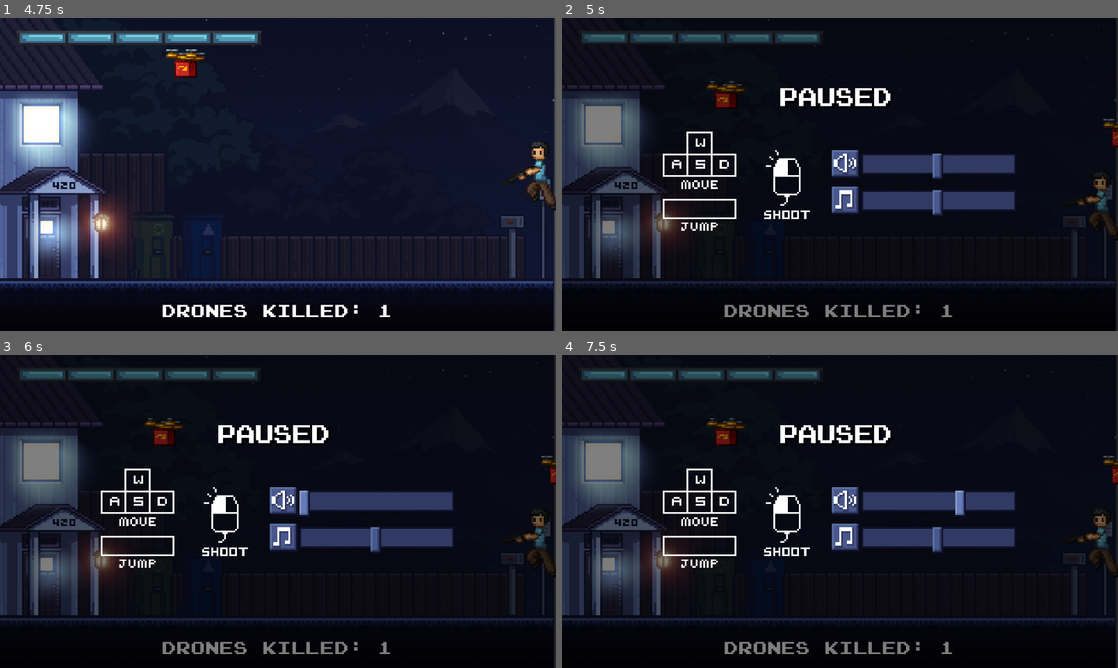
Above: before the commit, frames 1-4 (two rows, left to right).
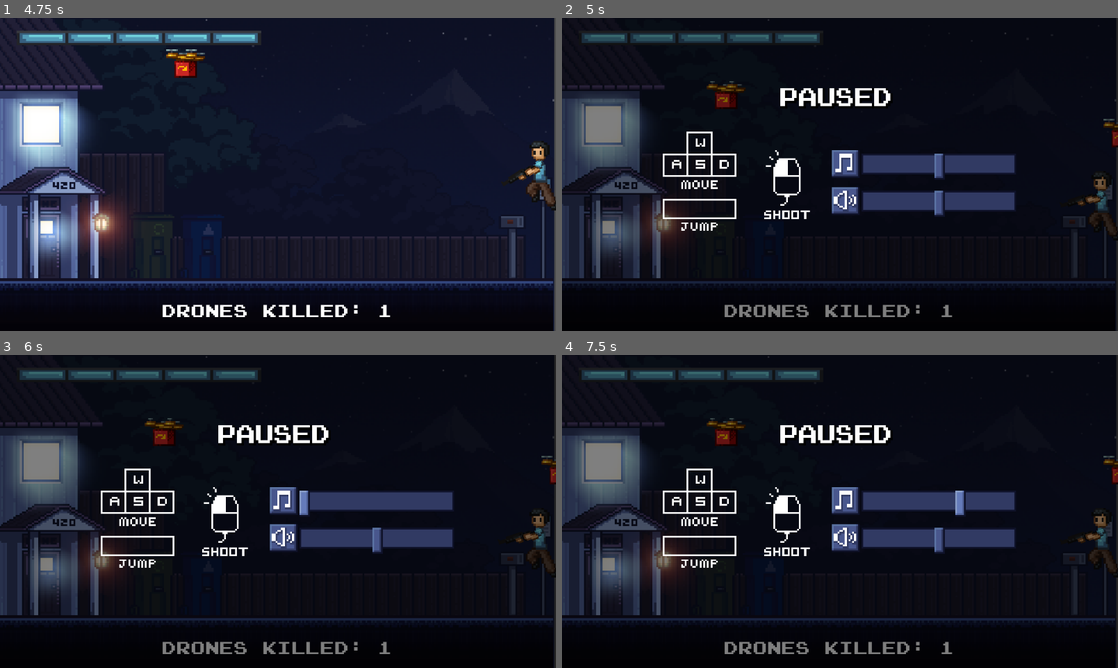
Above: after the commit, the same moments.

Repository: revanj/amazon-defense
Game: Godot game, scene res://TitleScene.tscn
Two runs of this game, one before a commit and one after it. Both use one fixed random seed, a clock stepped at 60 frames per second and the inputs below. Sound files missing from this copy of the repository are replaced by a short silence.
Inputs (mouse positions are in pixels of both pictures, inside the frame that each line leads up to):
- Up to frame 1 (4.75 s): click (411, 268) at 0.5 s; tap Enter at 1.25 s; move the mouse to (400, 158) at 1.27 s; hold D (right) 1.28-2.78 s; click (400, 158) at 1.35 s; tap Space (jump) at 1.52, 2.27, 3.77, 4.52 s; move the mouse to (166, 190) at 2.02 s; click (166, 190) at 2.1 s; move the mouse to (333, 105) at 2.77 s; hold A (left) 2.78-3.53 s; click (333, 105) at 2.85 s; move the mouse to (250, 237) at 3.52 s; hold D (right) from 3.53 s (still down); click (250, 237) at 3.6 s; move the mouse to (444, 221) at 4.27 s; click (444, 221) at 4.35 s
- Up to frame 2 (5 s): keep holding D (right); tap Escape (pause) at 4.9 s
- Up to frame 3 (6 s): move the mouse to (111, 464) at 5.02 s; release D (right) at 5.03 s; hold A (left) 5.03-5.78 s; click (111, 464) at 5.1 s; tap Space (jump) at 5.27, 5.75 s; move the mouse to (305, 511) at 5.77 s; hold D (right) from 5.78 s (still down); click (305, 511) at 5.85 s
- Up to frame 4 (7.5 s): tap Enter at 6.5 s; move the mouse to (756, 433) at 6.52 s; release D (right) at 6.53 s; hold A (left) from 6.53 s (still down); click (756, 433) at 6.6 s; tap Space (jump) at 6.77, 7.25 s; move the mouse to (962, 495) at 7.27 s; click (962, 495) at 7.35 s

Frame 1 is identical in both runs. In frame 2, 0.8% of the frame differs, in the area x 48-82%, y 43-64%; in frame 3, 0.7%; in frame 4, 0.7%.

Commit message:
add audio

Diff:
--- a/DroneSpawner.gd
+++ b/DroneSpawner.gd
@@ -24,13 +24,14 @@
 
 
 func _physics_process(delta):
-	time_elapsed = Time.get_ticks_msec() / 1000.0 - time_started
+	#time_elapsed = Time.get_ticks_msec() / 1000.0 - time_started
+	time_elapsed += delta
 
 @onready var drone_prefabs = [drone, drone_drop, drone_shield_front]
 func drone_spawn_coro():
 	var base_spawntime = 3
 	# wait out system init
-	await get_tree().create_timer(1).timeout
+	await get_tree().create_timer(1, false).timeout
 	while true:
 		send_drone()
 		var time_to_wait = base_spawntime / (1 + 1.0 / 150.0 * time_elapsed)
@@ -40,11 +41,11 @@
 			if test < p:
 				var interval_time = time_to_wait / 4 * randf_range(0.2, 1.2)
 				await get_tree().create_timer(
-					interval_time
+					interval_time, false
 				).timeout
 				send_drone()
 				time_to_wait -= interval_time
-		await get_tree().create_timer(time_to_wait).timeout
+		await get_tree().create_timer(time_to_wait, false).timeout
 
 func send_drone():
 	var top = 0
@@ -75,12 +76,12 @@
 	drone.move_speed = speed
 
 func cart_spawn_coro():
-	await get_tree().create_timer(3).timeout
+	await get_tree().create_timer(3, false).timeout
 	while true:
 		var base_spawn_time = 3
 		send_cart()
 		var time_to_wait = base_spawn_time / (1.0 + 1.0 / 100.0 * time_elapsed) * randf_range(0.9,1.1)
-		await get_tree().create_timer(time_to_wait).timeout
+		await get_tree().create_timer(time_to_wait, false).timeout
 
 func send_cart():
 	var min_cart_speed = 130
@@ -107,12 +108,12 @@
 	inst.moving = true
 
 func blimp_spawn_coro():
-	await get_tree().create_timer(15).timeout
+	await get_tree().create_timer(15, false).timeout
 	while true:
 		var base_spawn_time = 20
 		send_blimp()
 		var time_to_wait = base_spawn_time / (1 + 1 / 100 * time_elapsed) * randf_range(0.9,1.1)
-		await get_tree().create_timer(time_to_wait).timeout
+		await get_tree().create_timer(time_to_wait, false).timeout
 
 func spawn_drone(enemy, spawn_x, spawn_y):
 	var inst = enemy.instantiate()
--- a/EndScene.tscn
+++ b/EndScene.tscn
@@ -65,6 +65,7 @@
 stream = ExtResource("10_iyp1v")
 volume_db = -10.0
 autoplay = true
+bus = &"Menu"
 
 [connection signal="pressed" from="RetryButton" to="." method="_on_retry_button_pressed"]
 [connection signal="pressed" from="MainMenuButton" to="." method="_on_main_menu_button_pressed"]
--- a/GameScene.tscn
+++ b/GameScene.tscn
@@ -52,9 +52,9 @@
 
 [node name="DroneSpawner" type="Node2D" parent="." node_paths=PackedStringArray("timer")]
 script = ExtResource("2_aa5qr")
-timer = NodePath("Timer")
+timer = NodePath("ElapsedTimer")
 
-[node name="Timer" type="Timer" parent="DroneSpawner"]
+[node name="ElapsedTimer" type="Timer" parent="DroneSpawner"]
 wait_time = 2.5
 autostart = true
 
@@ -144,9 +144,11 @@
 position = Vector2(489, 272)
 
 [node name="AudioStreamPlayer" type="AudioStreamPlayer" parent="."]
+process_mode = 3
 stream = ExtResource("13_uolfe")
 volume_db = -2.0
 autoplay = true
+bus = &"Music"
 
 [node name="PauseProcessor" type="Node" parent="." node_paths=PackedStringArray("pause_menu")]
 process_mode = 3
--- a/Prefabs/Blimp.tscn
+++ b/Prefabs/Blimp.tscn
@@ -126,9 +126,12 @@
 
 [node name="ShotPlayerASP" type="AudioStreamPlayer2D" parent="."]
 stream = SubResource("AudioStreamRandomizer_eyoaf")
+bus = &"Effect"
 
 [node name="DeathSoundASP" type="AudioStreamPlayer2D" parent="."]
 stream = ExtResource("13_repmp")
+bus = &"Effect"
 
 [node name="PopASP" type="AudioStreamPlayer2D" parent="."]
 stream = SubResource("AudioStreamRandomizer_cpjy6")
+bus = &"Effect"
--- a/Prefabs/Cart.tscn
+++ b/Prefabs/Cart.tscn
@@ -136,13 +136,16 @@
 [node name="MetalShotASP" type="AudioStreamPlayer2D" parent="."]
 stream = SubResource("AudioStreamRandomizer_234vy")
 volume_db = -5.0
+bus = &"Effect"
 
 [node name="DeathSoundASP" type="AudioStreamPlayer2D" parent="."]
 stream = ExtResource("14_7n703")
 volume_db = 5.0
+bus = &"Effect"
 
 [node name="CollisionSoundASP" type="AudioStreamPlayer2D" parent="."]
 stream = ExtResource("15_46syk")
+bus = &"Effect"
 
 [connection signal="body_entered" from="Area2D" to="." method="on_hurtbox_body_entered"]
 [connection signal="body_entered" from="Top" to="." method="on_top_body_entered"]
--- a/Prefabs/Drone.tscn
+++ b/Prefabs/Drone.tscn
@@ -114,9 +114,12 @@
 stream = SubResource("AudioStreamRandomizer_1jceo")
 volume_db = -5.0
 pitch_scale = 1.5
+bus = &"Effect"
 
 [node name="DeathSoundASP" type="AudioStreamPlayer2D" parent="."]
 stream = ExtResource("14_x2mbe")
+bus = &"Effect"
 
 [node name="CollisionSoundASP" type="AudioStreamPlayer2D" parent="."]
 stream = ExtResource("15_2clul")
+bus = &"Effect"
--- a/Prefabs/DropExplosionArea.tscn
+++ b/Prefabs/DropExplosionArea.tscn
@@ -59,6 +59,7 @@
 stream = SubResource("AudioStreamRandomizer_50q4v")
 volume_db = 2.0
 pitch_scale = 0.8
+bus = &"Effect"
 
 [connection signal="area_entered" from="." to="." method="_on_area_entered"]
 [connection signal="body_entered" from="." to="." method="on_body_entered"]
--- a/Prefabs/PauseMenu.gd
+++ b/Prefabs/PauseMenu.gd
@@ -1,8 +1,12 @@
 extends TextureRect
 
+@onready var effect_bus = AudioServer.get_bus_index("Effect")
+@onready var music_bus = AudioServer.get_bus_index("Music")
 
-func _input(event):
-	if event.is_action_pressed("pause"):
-		print("here")
-		self.hide()
-		get_tree().paused = false
+
+func _on_effect_slider_value_changed(value):
+	AudioServer.set_bus_volume_db(effect_bus, linear_to_db(value))
+
+
+func _on_music_slider_value_changed(value):
+	AudioServer.set_bus_volume_db(music_bus, linear_to_db(value))
--- a/Prefabs/Player.tscn
+++ b/Prefabs/Player.tscn
@@ -60,8 +60,11 @@
 
 [node name="GunshotASP2D" type="AudioStreamPlayer2D" parent="."]
 stream = SubResource("AudioStreamRandomizer_7k1f0")
+volume_db = 5.0
+bus = &"Effect"
 script = ExtResource("6_04efn")
 
 [node name="HurtSound" type="AudioStreamPlayer2D" parent="."]
 stream = SubResource("AudioStreamRandomizer_yy4s7")
 volume_db = 5.0
+bus = &"Effect"
--- a/Prefabs/Shield.tscn
+++ b/Prefabs/Shield.tscn
@@ -29,5 +29,6 @@
 
 [node name="ReflectASP" type="AudioStreamPlayer2D" parent="."]
 stream = SubResource("AudioStreamRandomizer_t7hw1")
+bus = &"Effect"
 
 [connection signal="area_entered" from="." to="." method="on_area_entered"]
--- a/Prefabs/UI.tscn
+++ b/Prefabs/UI.tscn
@@ -6,6 +6,7 @@
 [ext_resource type="FontFile" uid="uid://csjgvwmrc1vpn" path="res://Art/font/joystix monospace.otf" id="4_srwkm"]
 [ext_resource type="Texture2D" uid="uid://b3d2dxuixiynb" path="res://Art/menu/pause_overlay.png" id="5_f83th"]
 [ext_resource type="Texture2D" uid="uid://r4j484g8cjtu" path="res://Art/menu/paused.png" id="6_5wgc8"]
+[ext_resource type="Script" path="res://Prefabs/PauseMenu.gd" id="6_rao3h"]
 [ext_resource type="Texture2D" uid="uid://c6jt1uivauk1s" path="res://Art/menu/instructions.png" id="7_wswqi"]
 [ext_resource type="Texture2D" uid="uid://den80eknjwc00" path="res://Art/menu/icon_music.png" id="8_ks5u4"]
 [ext_resource type="Texture2D" uid="uid://drimhetop3jyw" path="res://Art/menu/button_thin_default.png" id="9_fmpue"]
@@ -171,6 +172,7 @@
 grow_horizontal = 2
 grow_vertical = 2
 texture = ExtResource("5_f83th")
+script = ExtResource("6_rao3h")
 
 [node name="PauseText" type="TextureRect" parent="PauseMenu"]
 layout_mode = 1
@@ -192,7 +194,34 @@
 offset_bottom = 367.0
 texture = ExtResource("7_wswqi")
 
-[node name="HSlider" type="HSlider" parent="PauseMenu"]
+[node name="EffectSlider" type="HSlider" parent="PauseMenu"]
+texture_filter = 1
+texture_repeat = 1
+layout_mode = 2
+offset_left = 517.0
+offset_top = 295.0
+offset_right = 606.0
+offset_bottom = 310.0
+scale = Vector2(3, 3)
+theme_override_constants/grabber_offset = 1
+theme_override_icons/grabber = ExtResource("9_fmpue")
+theme_override_icons/grabber_highlight = ExtResource("10_bxthg")
+theme_override_styles/slider = SubResource("StyleBoxTexture_uk7hq")
+theme_override_styles/grabber_area = SubResource("StyleBoxTexture_pgdu8")
+theme_override_styles/grabber_area_highlight = SubResource("StyleBoxTexture_dt654")
+max_value = 1.0
+step = 0.01
+value = 0.5
+
+[node name="TextureRect" type="TextureRect" parent="PauseMenu/EffectSlider"]
+layout_mode = 0
+offset_left = -17.3333
+offset_top = -0.666664
+offset_right = -1.33333
+offset_bottom = 15.3333
+texture = ExtResource("12_1nxji")
+
+[node name="MusicSlider" type="HSlider" parent="PauseMenu"]
 texture_filter = 1
 texture_repeat = 1
 layout_mode = 2
@@ -207,37 +236,17 @@
 theme_override_styles/slider = SubResource("StyleBoxTexture_uk7hq")
 theme_override_styles/grabber_area = SubResource("StyleBoxTexture_pgdu8")
 theme_override_styles/grabber_area_highlight = SubResource("StyleBoxTexture_dt654")
-value = 50.0
-
-[node name="TextureRect" type="TextureRect" parent="PauseMenu/HSlider"]
-layout_mode = 0
-offset_left = -17.3333
-offset_top = -0.666664
-offset_right = -1.33333
-offset_bottom = 15.3333
-texture = ExtResource("12_1nxji")
-
-[node name="HSlider2" type="HSlider" parent="PauseMenu"]
-texture_filter = 1
-texture_repeat = 1
-layout_mode = 2
-offset_left = 517.0
-offset_top = 294.0
-offset_right = 606.0
-offset_bottom = 309.0
-scale = Vector2(3, 3)
-theme_override_constants/grabber_offset = 1
-theme_override_icons/grabber = ExtResource("9_fmpue")
-theme_override_icons/grabber_highlight = ExtResource("10_bxthg")
-theme_override_styles/slider = SubResource("StyleBoxTexture_uk7hq")
-theme_override_styles/grabber_area = SubResource("StyleBoxTexture_pgdu8")
-theme_override_styles/grabber_area_highlight = SubResource("StyleBoxTexture_dt654")
-value = 50.0
-
-[node name="TextureRect" type="TextureRect" parent="PauseMenu/HSlider2"]
+max_value = 1.0
+step = 0.01
+value = 0.5
+
+[node name="TextureRect" type="TextureRect" parent="PauseMenu/MusicSlider"]
 layout_mode = 0
 offset_left = -17.3333
 offset_top = -0.666664
 offset_right = -1.33333
 offset_bottom = 15.3333
 texture = ExtResource("8_ks5u4")
+
+[connection signal="value_changed" from="PauseMenu/EffectSlider" to="PauseMenu" method="_on_effect_slider_value_changed"]
+[connection signal="value_changed" from="PauseMenu/MusicSlider" to="PauseMenu" method="_on_music_slider_value_changed"]
--- a/TitleScene.tscn
+++ b/TitleScene.tscn
@@ -3,9 +3,9 @@
 [ext_resource type="Texture2D" uid="uid://b8sp2nbn2yhs3" path="res://Art/menu/title_scene.png" id="1_moohe"]
 [ext_resource type="Script" path="res://TitleScene.gd" id="2_6txhw"]
 [ext_resource type="Texture2D" uid="uid://b8p0achdunt4a" path="res://Art/buttons/button_play_default.png" id="3_j4kmp"]
-[ext_resource type="AudioStream" uid="uid://3ws3x25f8o3o" path="res://Sounds/Ketsa - Reaction Satisfaction.mp3" id="3_p6d12"]
 [ext_resource type="Texture2D" uid="uid://db4bugnmpa52e" path="res://Art/buttons/button_play_click.png" id="4_8ebwh"]
 [ext_resource type="Texture2D" uid="uid://c7lcvd118fk3e" path="res://Art/buttons/button_play_hover.png" id="5_g7vq1"]
+[ext_resource type="AudioStream" uid="uid://dsqgdjj07gvb3" path="res://Sounds/amazon_defender_main_menu_-_draft_with_a_few_more_parts.mp3" id="6_886mq"]
 
 [node name="TitleScene" type="TextureRect"]
 anchors_preset = 15
@@ -28,8 +28,9 @@
 stretch_mode = 0
 
 [node name="AudioStreamPlayer" type="AudioStreamPlayer" parent="."]
-stream = ExtResource("3_p6d12")
+stream = ExtResource("6_886mq")
 volume_db = -2.0
 autoplay = true
+bus = &"Menu"
 
 [connection signal="pressed" from="PlayButton" to="." method="on_play_button_pressed"]
--- a/UI.gd
+++ b/UI.gd
@@ -32,3 +32,11 @@
 
 func _process(delta):
 	$Label.text = "Drones killed: " + str(ScoreKeeper.score)
+
+func _ready():
+	var effect_bus = AudioServer.get_bus_index("Effect")
+	var music_bus = AudioServer.get_bus_index("Music")
+	var effect_db = AudioServer.get_bus_volume_db(effect_bus)
+	var music_db = AudioServer.get_bus_volume_db(music_bus)
+	$PauseMenu/EffectSlider.value = db_to_linear(effect_db)
+	$PauseMenu/MusicSlider.value = db_to_linear(music_db)
--- /dev/null
+++ b/default_bus_layout.tres
@@ -0,0 +1,22 @@
+[gd_resource type="AudioBusLayout" format=3 uid="uid://bkj0csw53gf22"]
+
+[resource]
+bus/0/volume_db = -0.128275
+bus/1/name = &"Effect"
+bus/1/solo = false
+bus/1/mute = false
+bus/1/bypass_fx = false
+bus/1/volume_db = -5.93075
+bus/1/send = &"Effect 2"
+bus/2/name = &"Music"
+bus/2/solo = false
+bus/2/mute = false
+bus/2/bypass_fx = false
+bus/2/volume_db = -5.93075
+bus/2/send = &"Music 2"
+bus/3/name = &"Menu"
+bus/3/solo = false
+bus/3/mute = false
+bus/3/bypass_fx = false
+bus/3/volume_db = -5.93075
+bus/3/send = &"Meny 2"
Not shown: 1 places in Prefabs/UI.tscn that only renumber resources
Not shown, added: Sounds/amazon_defender_main_menu_-_draft_with_a_few_more_parts.mp3.import
Not shown, added: Sounds/electricity-ambience-2-31877.wav.import
Not shown, added: Sounds/amazon_defender_main_menu_-_draft_with_a_few_more_parts.mp3
Not shown, added: Sounds/electricity-ambience-2-31877.wav
